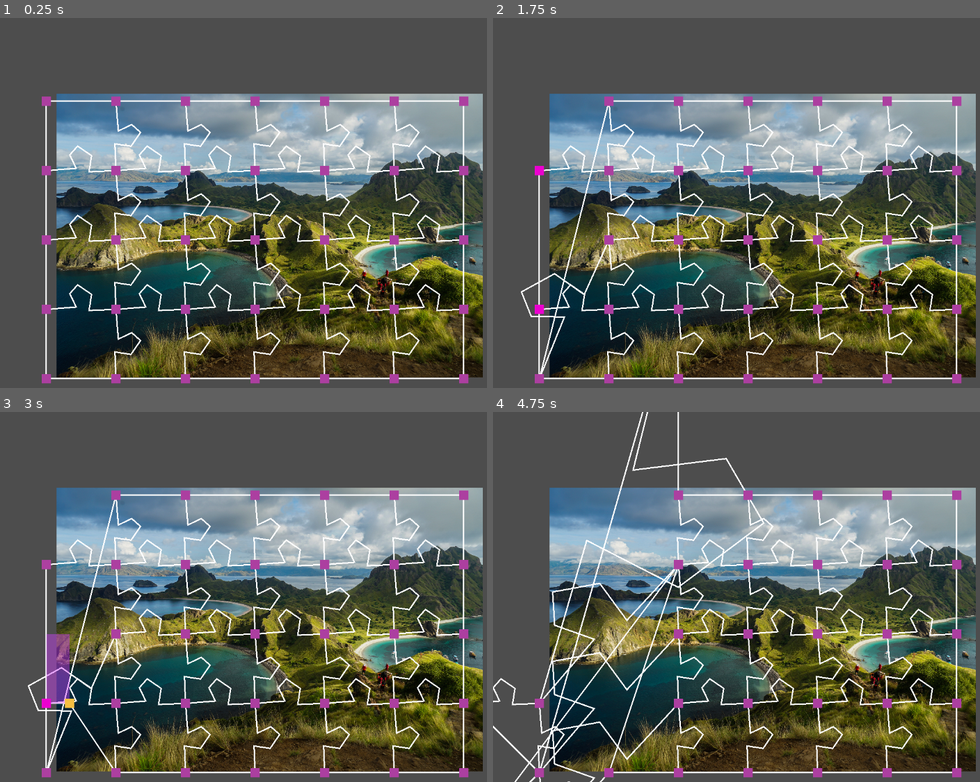
Above: before the commit, frames 1-4 (two rows, left to right).
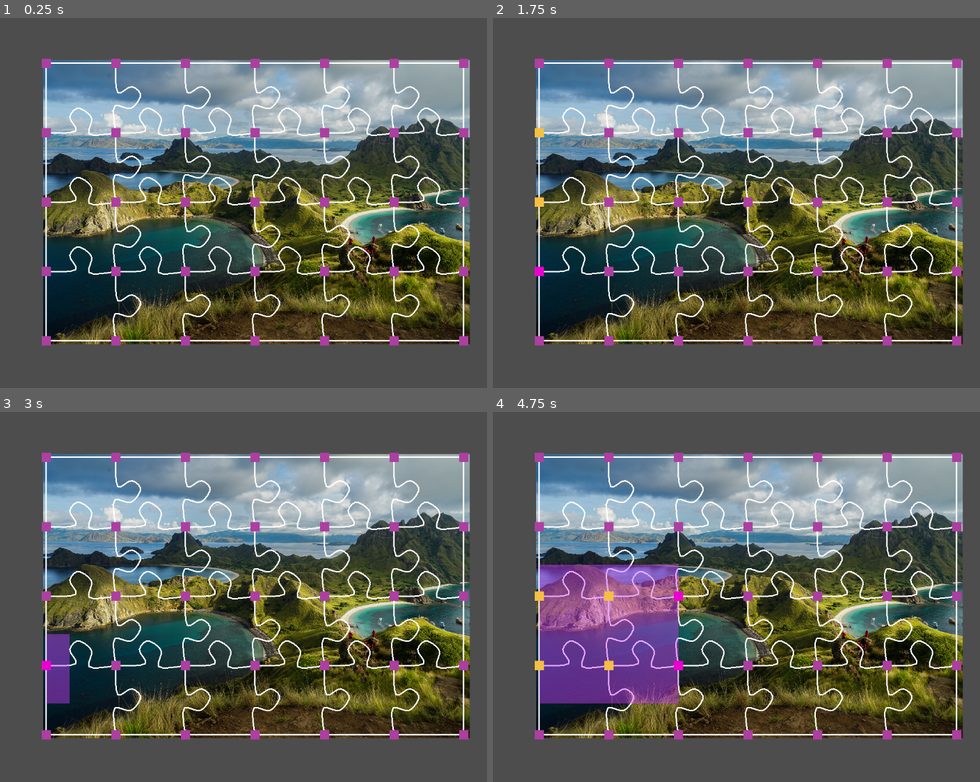
Above: after the commit, the same moments.

Repository: kreibaum/puzzle-shark
Game: Godot game, scene res://editor.tscn
The game is run twice, just before and just after one commit, with the same random seed, the same clock (stepped at 60 frames per second) and the same inputs.
Inputs (mouse positions are in pixels of both pictures, inside the frame that each line leads up to):
- Up to frame 1 (0.25 s): no input
- Up to frame 2 (1.75 s): tap Enter at 0.5 s; drag from (541, 99) to (541, 240) at 0.52 s; tap Space at 1.25 s; drag from (541, 169) to (541, 310) at 1.27 s
- Up to frame 3 (3 s): tap Enter at 2 s; move the mouse to (48, 770) at 2.02 s; hold Ctrl 2.03-2.75 s; click (48, 770) at 2.17 s; tap Space at 2.75 s; drag from (48, 704) to (116, 493) at 2.77 s
- Up to frame 4 (4.75 s): drag from (609, 563) to (541, 704) at 3.52 s; drag from (541, 704) to (678, 563) at 4.27 s

The runs differ from the first frame. In frame 1, 67% of the frame differs, in the area x 8-100%, y 10-99%; in frame 2, 67%; in frame 3, 67%; in frame 4, 70%, in the area x 0-100%, y 0-100%.

Commit message:
Smooth edges with Catmul-Rom Splines

Diff:
--- /dev/null
+++ b/CatmulRomSpline.gd
@@ -0,0 +1,108 @@
+class_name CatmulRomSpline extends Line2D
+
+@export var guide: Line2D
+@export var samples: int = 25
+
+# A spline follows several points. These points are called "control points".
+var control_points: PackedVector2Array
+
+# Each control point is associated with a time value.
+var control_times: PackedFloat32Array
+
+var is_relevant: bool = false
+
+
+# Called when the node enters the scene tree for the first time.
+func refresh_samples():
+	# We do a Catmul-Rom spline interpolation between the points of the Line2D
+	# node that guides the spline.
+
+	control_points = guide.points
+	if control_points.size() < 4:
+		return
+
+	control_times = PackedFloat32Array()
+	control_times.append(0.0)
+	for i in range(1, control_points.size()):
+		var alpha = 0.5  # Regular Catmul-Rom spline.
+		var distance = control_points[i - 1].distance_to(control_points[i])
+		control_times.append(control_times[i - 1] + pow(distance, alpha))
+
+	var sample_points = PackedVector2Array()
+	sample_points.append(control_points[0])
+
+	var max_control_time = control_times[control_times.size() - 1]
+
+	for i in range(1, samples):
+		var t = max_control_time * i / samples
+
+		# Find the index of the control time that is just before t.
+		# This means that t0 <= t1 <= t <= t2 <= t3.
+		var index = 0
+		while index < control_times.size() - 1 and control_times[index + 1] < t:
+			index += 1
+
+		var t0 = control_times[clp(index - 1)]
+		var t1 = control_times[clp(index)]
+		var t2 = control_times[clp(index + 1)]
+		var t3 = control_times[clp(index + 2)]
+
+		var p0 = control_points[clp(index - 1)]
+		var p1 = control_points[clp(index)]
+		var p2 = control_points[clp(index + 1)]
+		var p3 = control_points[clp(index + 2)]
+
+		var point = interpolate_one_point(p0, p1, p2, p3, t0, t1, t2, t3, t)
+		sample_points.append(point)
+
+	sample_points.append(control_points[control_points.size() - 1])
+
+	points = sample_points
+	is_relevant = true
+
+
+# Clamp function, that is context aware.
+func clp(index: int) -> int:
+	return clamp(index, 0, control_points.size() - 1)
+	# if index < 0:
+	# 	return 0
+	# elif index >= control_points.size():
+	# 	return control_points.size() - 1
+	# else:
+	# 	return index
+
+
+func interpolate_one_point(
+	p0: Vector2,
+	p1: Vector2,
+	p2: Vector2,
+	p3: Vector2,
+	t0: float,
+	t1: float,
+	t2: float,
+	t3: float,
+	t: float
+) -> Vector2:
+	var a1 = interpolate_one_layer(p0, p1, t0, t1, t)
+	var a2 = interpolate_one_layer(p1, p2, t1, t2, t)
+	var a3 = interpolate_one_layer(p2, p3, t2, t3, t)
+
+	var b1 = interpolate_one_layer(a1, a2, t0, t2, t)
+	var b2 = interpolate_one_layer(a2, a3, t1, t3, t)
+
+	return interpolate_one_layer(b1, b2, t1, t2, t)
+
+
+func interpolate_one_layer(p0: Vector2, p1: Vector2, t0: float, t1: float, t: float) -> Vector2:
+	if basically_equal(p0, p1):
+		return p0
+	return p0 * ((t1 - t) / (t1 - t0)) + p1 * ((t - t0) / (t1 - t0))
+
+
+func basically_equal(a: Vector2, b: Vector2) -> bool:
+	return a.distance_to(b) < 0.1
+
+
+# Called every frame. 'delta' is the elapsed time since the previous frame.
+func _process(delta):
+	pass
--- a/Edge.gd
+++ b/Edge.gd
@@ -28,8 +28,13 @@
 	left_handle.position_changed.connect(update_position)
 	right_handle.position_changed.connect(update_position)
 
+	$CatmulRomSpline.refresh_samples()
+
 	# Store the template points so we can always use them to generate the actual points.
-	self.template_points = $EdgeShape.points.duplicate()
+	if $CatmulRomSpline.is_relevant:
+		self.template_points = $CatmulRomSpline.points.duplicate()
+	else:
+		self.template_points = $EdgeShape.points.duplicate()
 
 	# Initial alignment
 	update_position()
@@ -43,7 +48,7 @@
 
 func build_transformation_matrix() -> Transform2D:
 	var left: Vector2 = template_points[0]
-	var right: Vector2 = template_points[$EdgeShape.get_point_count() - 1]
+	var right: Vector2 = template_points[self.template_points.size() - 1]
 
 	var baseline = right - left
 	var shape_length = baseline.length()
--- a/edge.tscn
+++ b/edge.tscn
@@ -1,6 +1,7 @@
-[gd_scene load_steps=2 format=3 uid="uid://cd6yd5nld4ven"]
+[gd_scene load_steps=3 format=3 uid="uid://cd6yd5nld4ven"]
 
 [ext_resource type="Script" path="res://Edge.gd" id="1_x5v5a"]
+[ext_resource type="Script" path="res://CatmulRomSpline.gd" id="2_e60dg"]
 
 [node name="Edge" type="Node2D" node_paths=PackedStringArray("left_handle", "right_handle")]
 script = ExtResource("1_x5v5a")
@@ -10,3 +11,10 @@
 [node name="EdgeShape" type="Line2D" parent="."]
 points = PackedVector2Array(0, 20, 98, -5, 69, -46, 90, -80, 142, -56, 143, -1, 232, -20)
 width = 3.0
+joint_mode = 1
+
+[node name="CatmulRomSpline" type="Line2D" parent="." node_paths=PackedStringArray("guide")]
+visible = false
+points = PackedVector2Array(429, -92)
+script = ExtResource("2_e60dg")
+guide = NodePath("../EdgeShape")
--- a/editor.tscn
+++ b/editor.tscn
@@ -7,6 +7,7 @@
 [node name="Node2D" type="Node2D"]
 
 [node name="Camera2D" type="Camera2D" parent="."]
+position = Vector2(0, 82)
 offset = Vector2(500, 220)
 script = ExtResource("1_8jika")
 
@@ -15,6 +16,6 @@
 
 [node name="BackgroundImage" type="Sprite2D" parent="."]
 z_index = -1
-position = Vector2(481.562, 290.375)
+position = Vector2(453, 300)
 scale = Vector2(0.306625, 0.306625)
 texture = ExtResource("3_21ddy")
